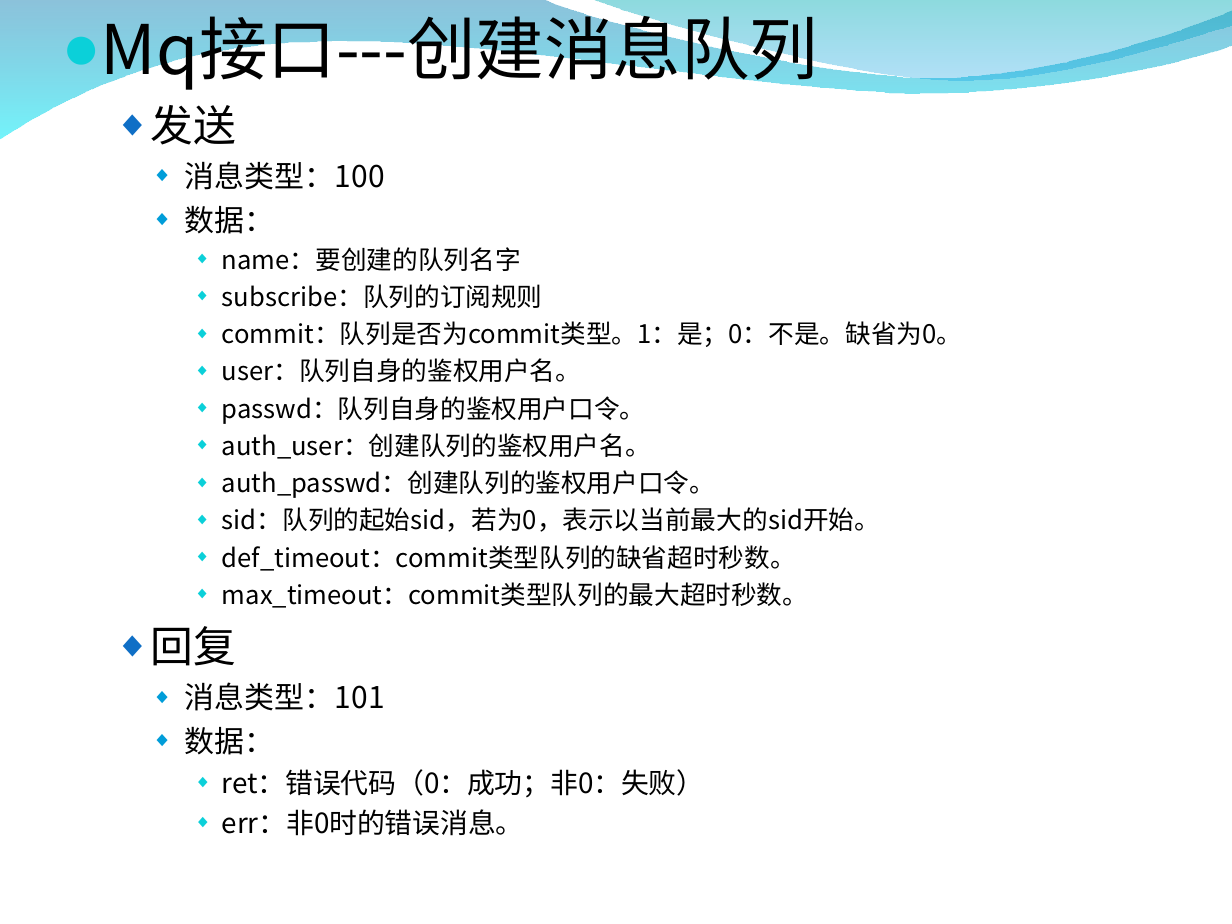
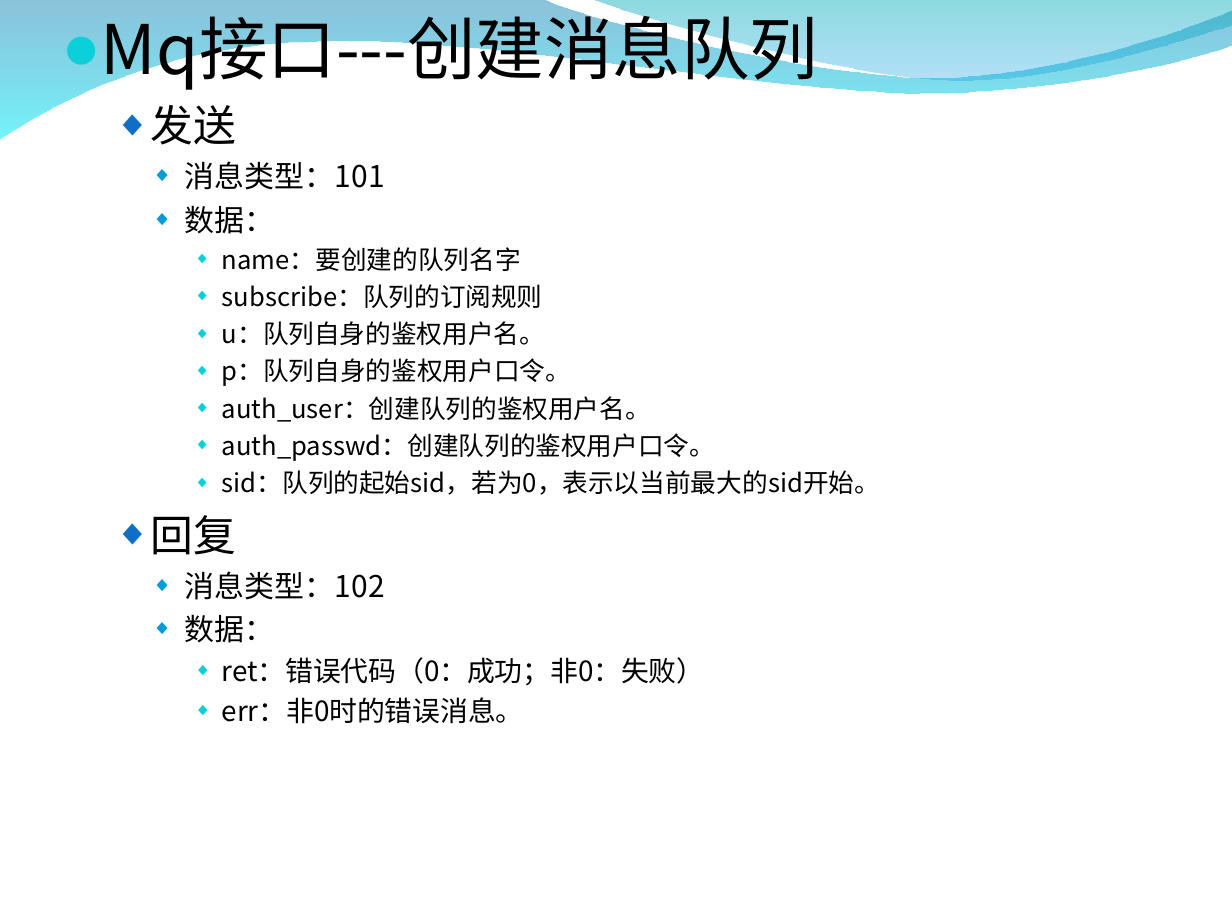
Before and after one commit to zxf1864/cwinux-mq, a slide deck: slide 21 of mq/doc/mq_introduce.ppt. Drawn at 1232x924 pixels with LibreOffice and Linux fonts; fonts in the diff are those of the drawing; background and template pictures are left out. Boxes give left, top, right and bottom in pixels: in the first picture for what was removed or moved away, otherwise in the second. Text is boxed around its words. In the diff, an @@ line names an element or a change of style, - is before the commit and + after.

```diff
--- a/mq/doc/mq_introduce.ppt
+++ b/mq/doc/mq_introduce.ppt
@@ text at bbox=[185, 161, 385, 190]: text changed @@
-    ◆ 消息类型：100
+    ◆ 消息类型：101
@@ text at bbox=[222, 321, 571, 386]: text changed @@
-      ◆ commit：队列是否为commit类型。1：是；0：不是。缺省为0。
-      ◆ user：队列自身的鉴权用户名。
-      ◆ passwd：队列自身的鉴权用户口令。
+      ◆ u：队列自身的鉴权用户名。
+      ◆ p：队列自身的鉴权用户口令。
@@ text at bbox=[222, 545, 808, 608]: paragraphs removed @@
-      ◆ def_timeout：commit类型队列的缺省超时秒数。
-      ◆ max_timeout：commit类型队列的最大超时秒数。
@@ text at bbox=[185, 571, 385, 600]: text changed @@
-    ◆ 消息类型：101
+    ◆ 消息类型：102
```
Also in this commit, not shown: 13 other slides changed, 2 slides added, 1 slide removed, 1 other file.
